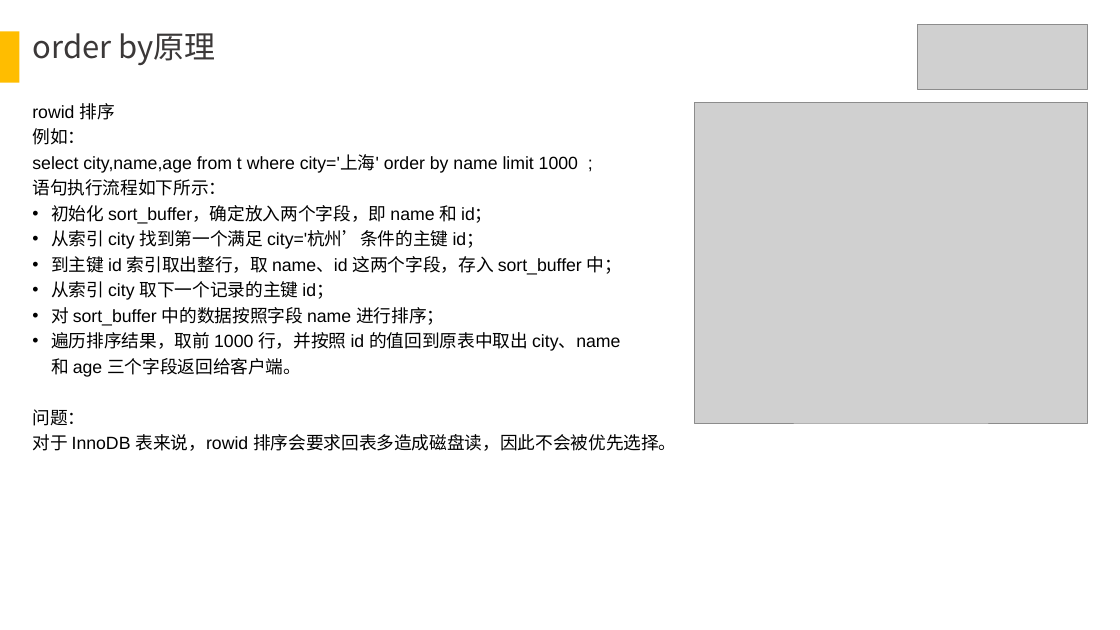
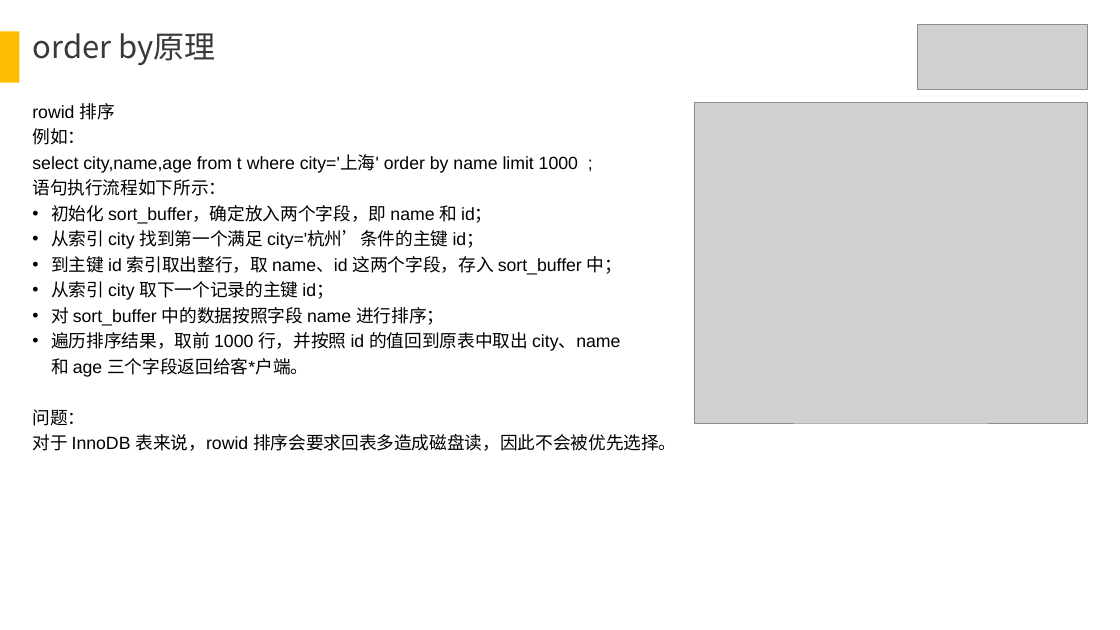
Before and after one commit to chujun/gitBackupConfig, a slide deck: slide 17 of document/mysql/MySQL索引和锁分享.ppt. Drawn at 1120x630 pixels with LibreOffice and Linux fonts; fonts in the diff are those of the drawing; grey boxes stand for pictures. Boxes give left, top, right and bottom in pixels: in the first picture for what was removed or moved away, otherwise in the second. Text is boxed around its words. In the diff, an @@ line names an element or a change of style, - is before the commit and + after.

```diff
--- a/document/mysql/MySQL索引和锁分享.ppt
+++ b/document/mysql/MySQL索引和锁分享.ppt
@@ text at (x1=51, y1=332, x2=620, y2=377): text changed @@
-• 遍历排序结果，取前 1000 行，并按照 id 的值回到原表中取出 city、name
-  和 age 三个字段返回给客户端。
+• 遍历排序结果，取前 1000 行，并按照 id 的值回到原表中取出 city、name
+  和 age 三个字段返回给客*户端。
```
Also in this commit, not shown: 2 other slides changed, 1 other file.
